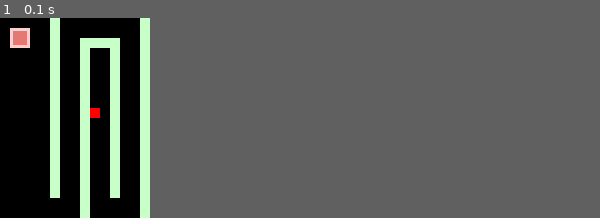
Above: before the commit, frame 1.
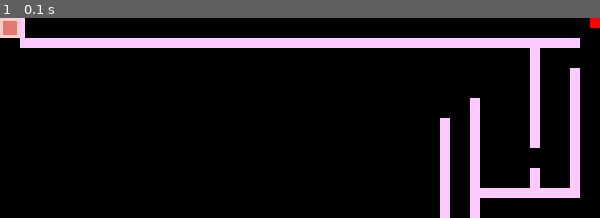
Above: after the commit, the same moment.

Repository: zadeviggers/12dts
Game: pygame game, started from python/maze-game/maze-game.py
Same seed, same stepped clock (60 frames per second), same inputs: the game is played once before the commit and once after it.
Inputs:
- Up to frame 1 (0.1 s): no input
In our replay, the window is 150x200 before the commit and 600x200 after it. These sizes can differ from the game's own. Grey fills any space a smaller window leaves; there, only what the larger window draws over its background counts as a difference.

The runs differ from the first frame. In frame 1, 16% of the frame differs, in the area x 0-100%, y 0-100%.

Commit message:
work on level 2
Signed-off-by: Zade Viggers <zade.viggers@gmail.com>

Diff:
--- a/python/maze-game/game-data.json
+++ b/python/maze-game/game-data.json
@@ -16,7 +16,7 @@
 			"window": {
 				"width": 150,
 				"height": 200,
-				"resizable": false
+				"resizable": true
 			},
 			"layout": {
 				"wall_colour": [200, 255, 200],
@@ -68,9 +68,10 @@
 		},
 		{
 			"name": "Level 2",
+			"player_start_position": [590, 0],
 			"window": {
-				"width": 300,
-				"height": 600,
+				"width": 600,
+				"height": 200,
 				"resizable": false
 			},
 			"layout": {
@@ -78,36 +79,64 @@
 				"objects": [
 					{
 						"type": "wall",
-						"x": 0,
-						"y": 550,
-						"width": 100,
-						"height": 150
+						"x": 20,
+						"y": 0,
+						"width": 5,
+						"height": 20
 					},
 					{
 						"type": "wall",
-						"x": 200,
-						"y": 450,
-						"width": 100,
-						"height": 280
+						"x": 20,
+						"y": 20,
+						"width": 560,
+						"height": 10
 					},
 					{
 						"type": "wall",
-						"x": 100,
-						"y": 250,
+						"x": 570,
+						"y": 50,
+						"width": 10,
+						"height": 130
+					},
+					{
+						"type": "wall",
+						"x": 530,
+						"y": 30,
+						"width": 10,
+						"height": 100
+					},
+					{
+						"type": "wall",
+						"x": 530,
+						"y": 150,
+						"width": 10,
+						"height": 30
+					},
+					{
+						"type": "wall",
+						"x": 470,
+						"y": 170,
 						"width": 100,
 						"height": 10
 					},
 					{
 						"type": "wall",
-						"x": 0,
-						"y": 300,
-						"width": 50,
-						"height": 10
+						"x": 440,
+						"y": 100,
+						"width": 10,
+						"height": 130
+					},
+					{
+						"type": "wall",
+						"x": 470,
+						"y": 80,
+						"width": 10,
+						"height": 130
 					},
 					{
 						"type": "level-end",
-						"x": 15,
-						"y": 275,
+						"x": 0,
+						"y": 0,
 						"width": 20,
 						"height": 20
 					}
--- a/python/maze-game/maze-game.py
+++ b/python/maze-game/maze-game.py
@@ -27,7 +27,7 @@
 game_is_running = True
 previous_time = time()
 current_level = None
-current_level_number = 0
+current_level_number = 1
 game_won = False
 game_lost = False
 lose_win_message_rendered = False
